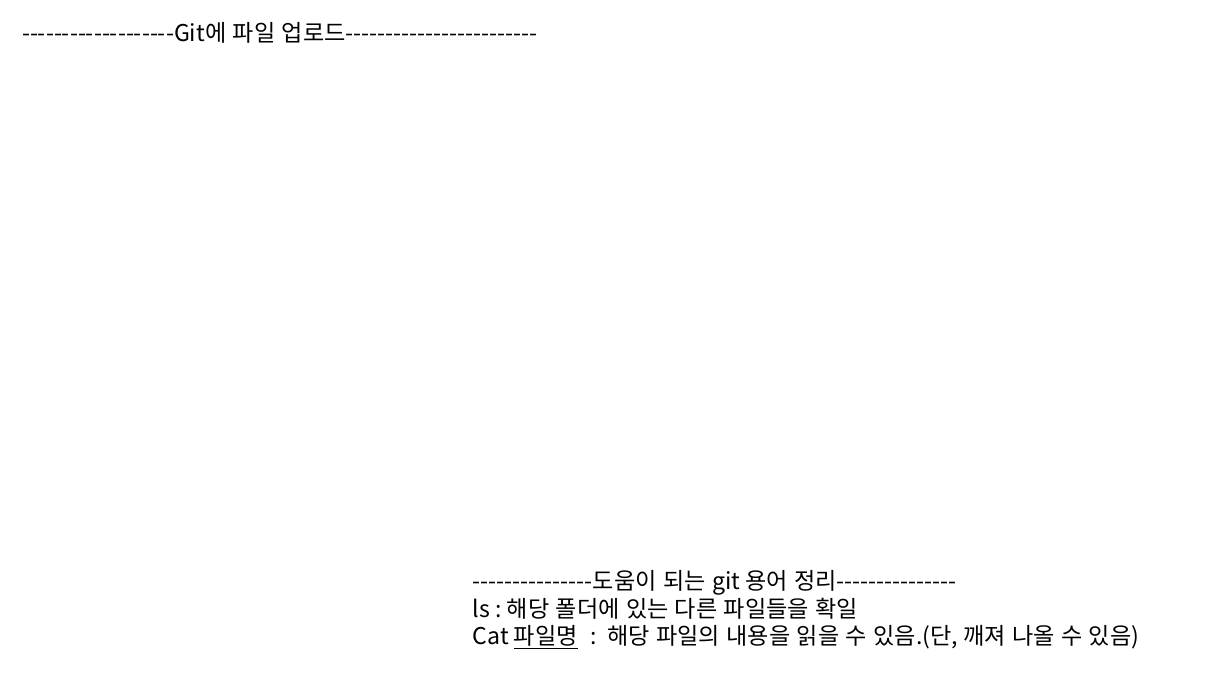
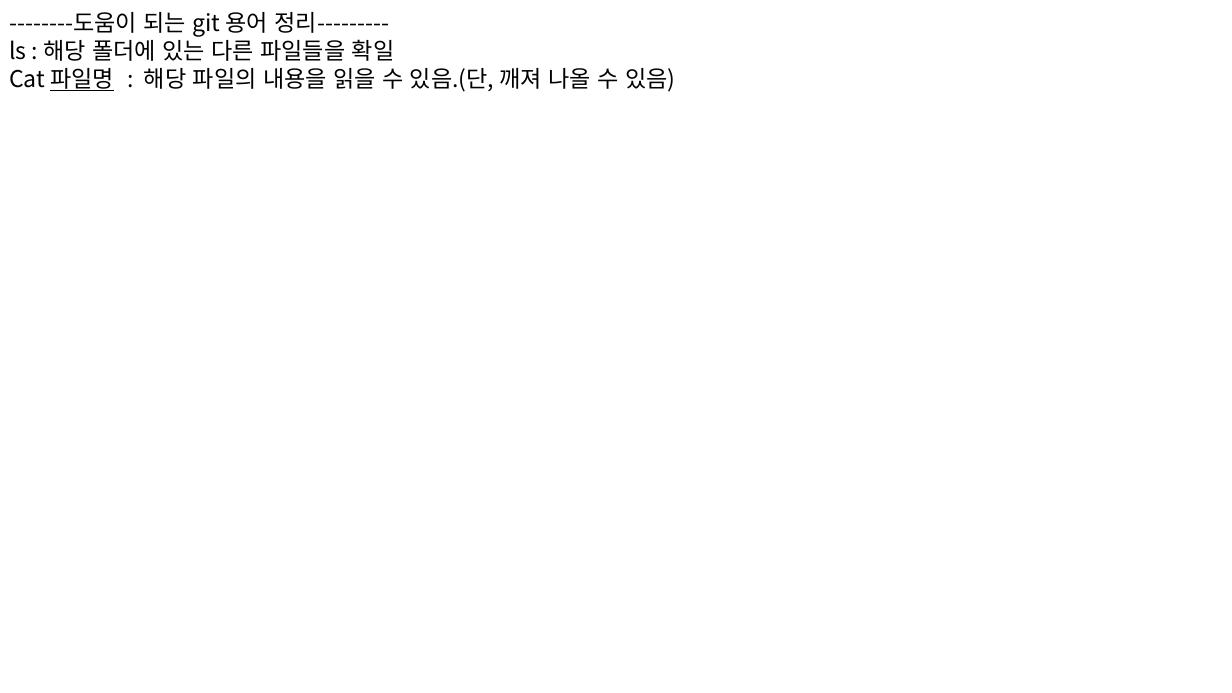
Before and after one commit to yunju94/know, a slide deck: slide 34 of know.pptx (slide 31 before the commit). Drawn at 1232x693 pixels with LibreOffice and Linux fonts; fonts in the diff are those of the drawing. Boxes give left, top, right and bottom in pixels: in the first picture for what was removed or moved away, otherwise in the second. Text is boxed around its words. In the diff, an @@ line names an element or a change of style, - is before the commit and + after.

Commit message:
change file add

```diff
--- a/know.pptx
+++ b/know.pptx
@@ text "--------도움이 되는 git 용어 정리---------": place and size @@
-text "--------도움이 되는 git 용어 정리---------" at <box>473,570,1139,649</box>
+text "--------도움이 되는 git 용어 정리---------" at <box>9,12,675,92</box>
@@ text at <box>9,12,390,37</box>: text changed @@
----------------도움이 되는 git 용어 정리---------------
+--------도움이 되는 git 용어 정리---------
@@ text removed at <box>22,22,538,43</box> @@
--------------------Git에 파일 업로드------------------------
```
Also in this commit, not shown: 1 other slide changed, 3 slides added, 1 slide removed.
